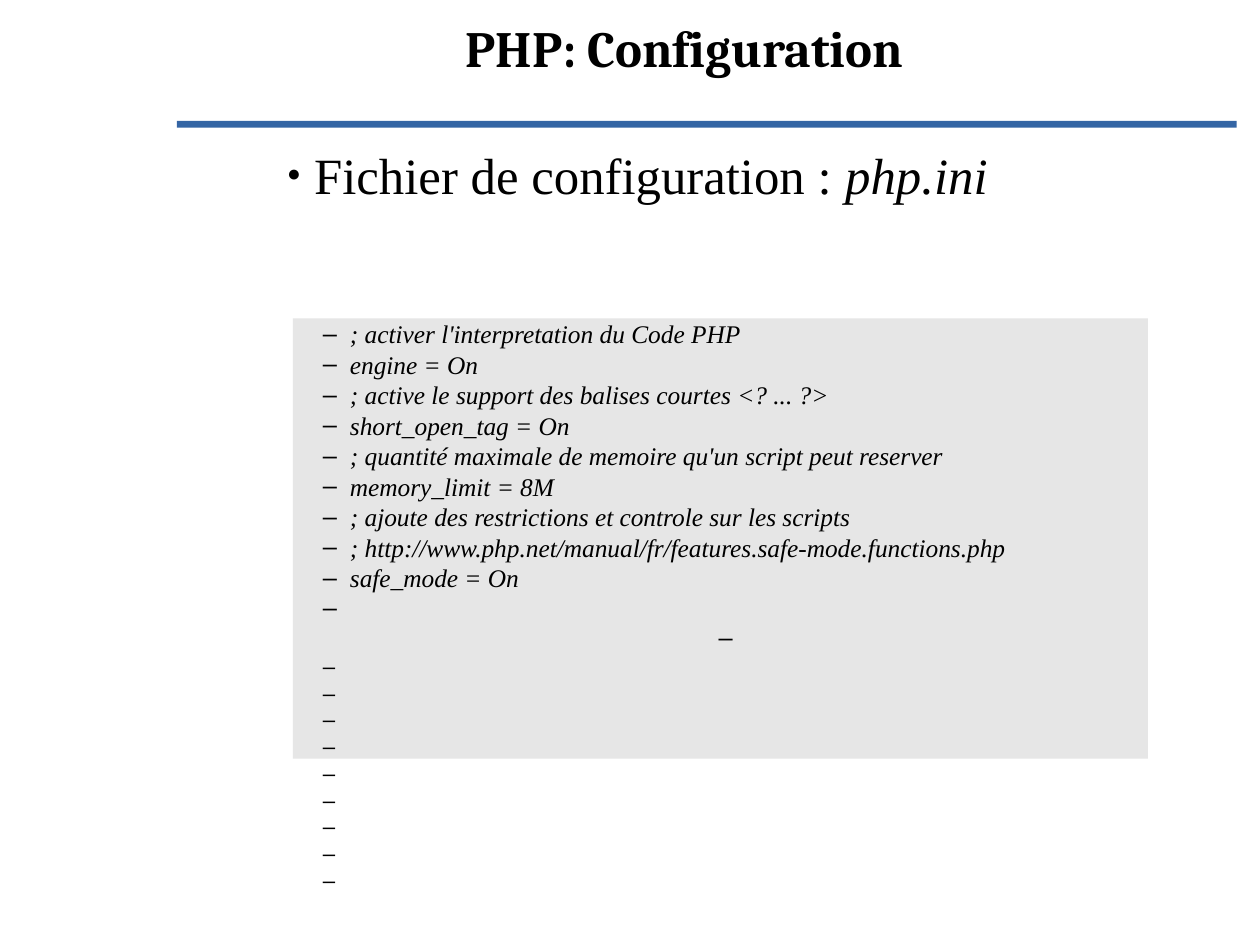
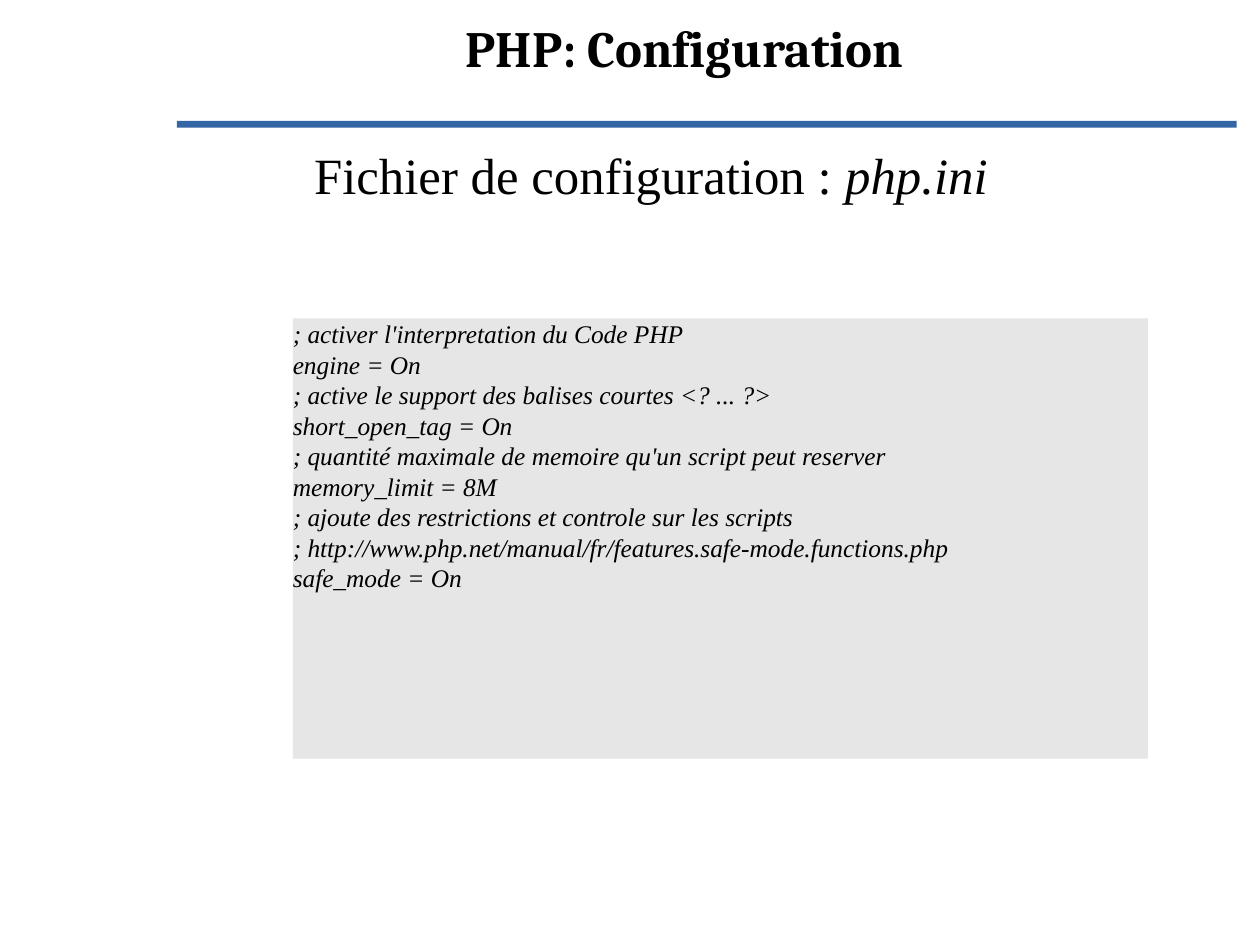
Before and after one commit to Evolix/evoformations, a slide deck: slide 7 of slides/php.odp. Drawn at 1260x945 pixels with LibreOffice and Linux fonts; fonts in the diff are those of the drawing; background and template pictures are left out. Boxes give left, top, right and bottom in pixels: in the first picture for what was removed or moved away, otherwise in the second. Text is boxed around its words. In the diff, an @@ line names an element or a change of style, - is before the commit and + after.

```diff
--- a/slides/php.odp
+++ b/slides/php.odp
@@ subtitle "Fichier de configuration : php.ini" at (314, 158, 987, 204): bullet ● to none; list level 2 to 1 in "Fichier de configuration : php.ini" @@
@@ rectangle "; activer l'interpretation du Code ..." at (293, 319, 1148, 759): bullet – to none; list level 2 to 1 in "; activer l'interpretation du Code ..."; list level 2 to 1 in "engine = On"; list level 2 to 1 in "; active le support des ..."; list level 2 to 1 in "short_open_tag = On"; list level 2 to 1 in "; quantité maximale de memoire ..."; list level 2 to 1 in "memory_limit = 8M"; list level 2 to 1 in "; ajoute des restrictions et ..."; list level 2 to 1 in "; http://www.php.net/manual/fr/features.safe-mode.functions. ..."; list level 2 to 1 in "safe_mode = On" @@
```
Also in this commit, not shown: 10 other slides changed, 3 slides added, 2 other files.
